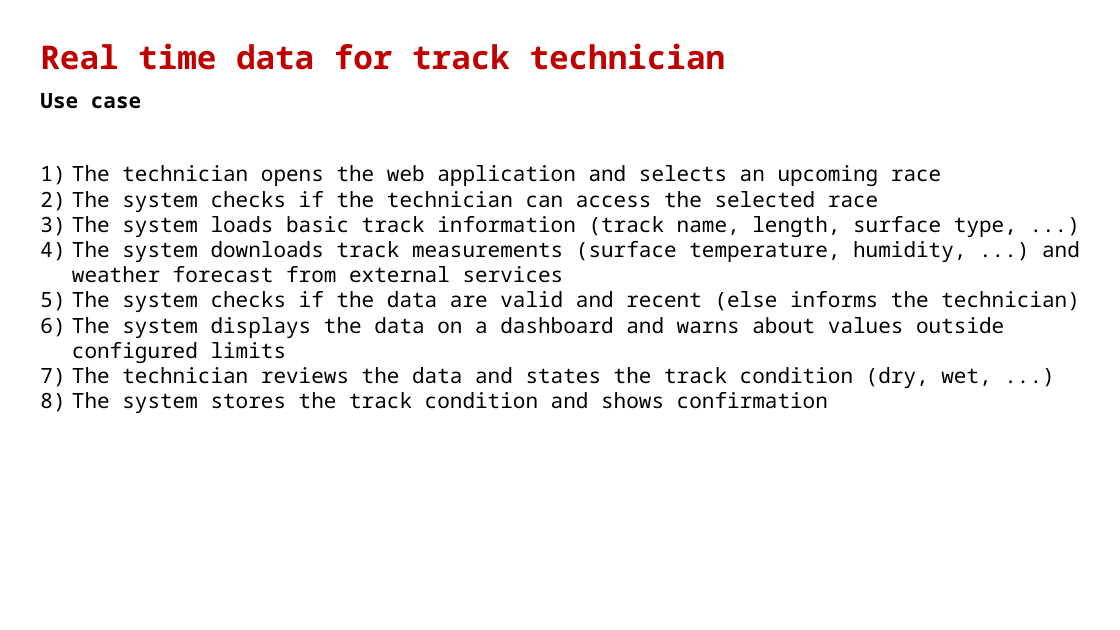
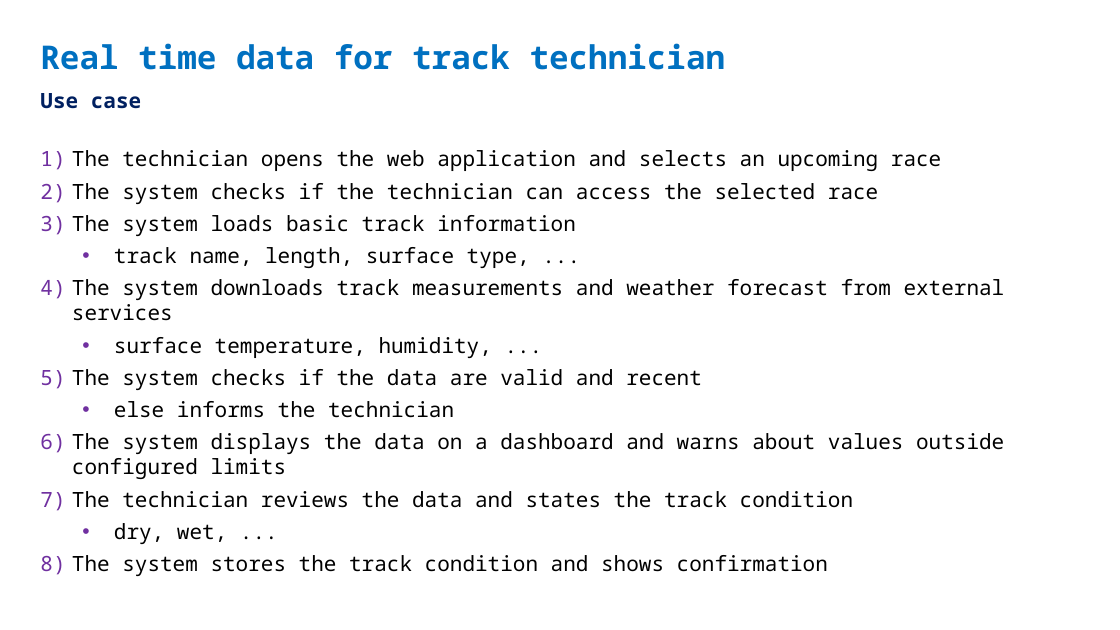
Before and after one commit to alexeykko/rct-project-nswi130, a slide deck: slide 7 of RacingCarTrackerPresentation.pptx. Drawn at 1120x630 pixels with LibreOffice and Linux fonts; fonts in the diff are those of the drawing. Boxes give left, top, right and bottom in pixels: in the first picture for what was removed or moved away, otherwise in the second. Text is boxed around its words. In the diff, an @@ line names an element or a change of style, - is before the commit and + after.

```diff
--- a/RacingCarTrackerPresentation.pptx
+++ b/RacingCarTrackerPresentation.pptx
@@ text "Real time data for track ..." at [40, 43, 726, 70]: text colour #C00000 to #0070C0 @@
@@ text "Use case" at [40, 93, 141, 109]: text colour #000000 to #002060 @@
@@ text "The technician opens the web ...": place and size @@
-text "The technician opens the web ..." at [72, 165, 1080, 413]
+text "The technician opens the web ..." at [72, 150, 1005, 576]
@@ text at [72, 150, 1004, 576]: more space between paragraphs @@
@@ text at [72, 215, 1005, 418]: text changed @@
-3) The system loads basic track information (track name, length, surface type, ...)
-4) The system downloads track measurements (surface temperature, humidity, ...) and weather forecast from external services
-5) The system checks if the data are valid and recent (else informs the technician)
+3) The system loads basic track information
+  • track name, length, surface type, ...
+4) The system downloads track measurements and weather forecast from external services
+  • surface temperature, humidity, ...
+5) The system checks if the data are valid and recent
+  • else informs the technician
@@ text at [72, 491, 853, 544]: text changed @@
-7) The technician reviews the data and states the track condition (dry, wet, ...)
+7) The technician reviews the data and states the track condition
+  • dry, wet, ...
```
Also in this commit, not shown: 22 other slides changed.
